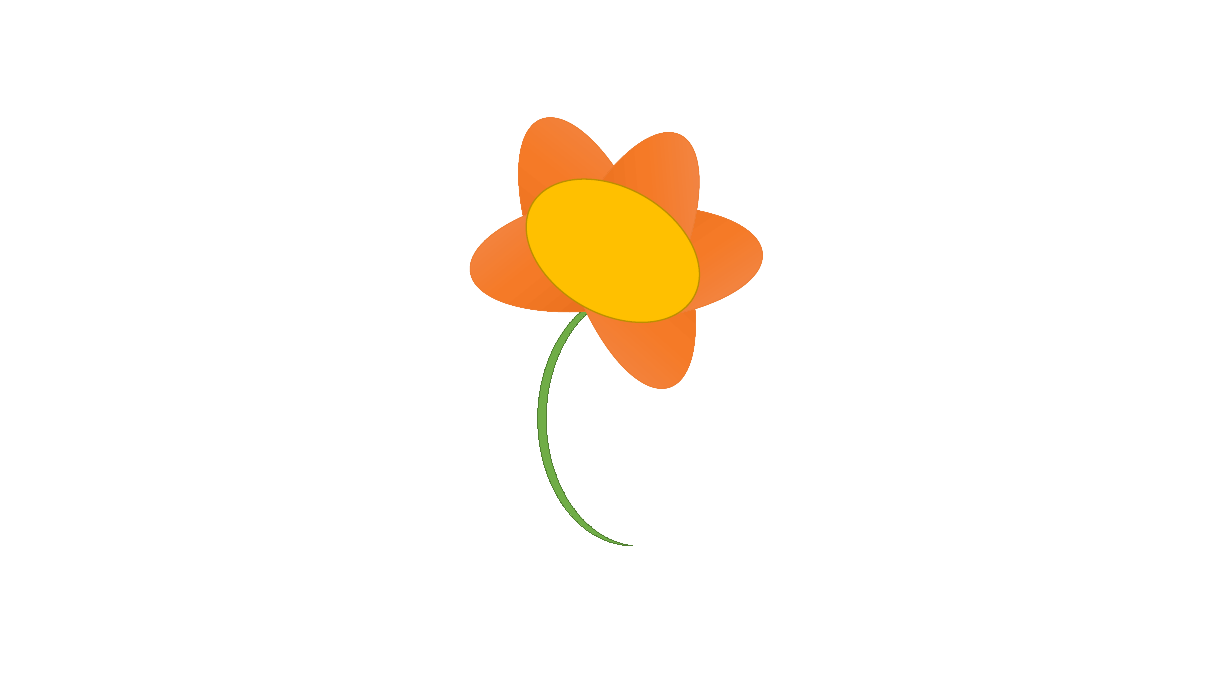
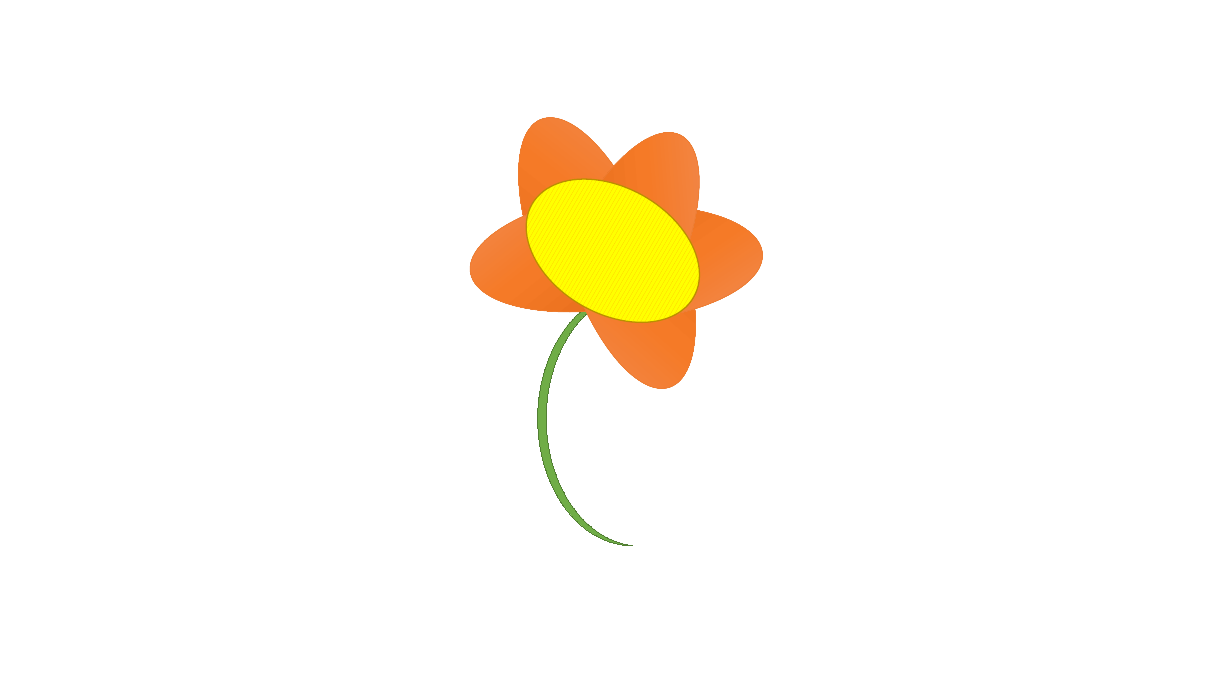
Before and after one commit to ramias/Lab3, a slide deck: slide 7 of Presentation1.pptx. Drawn at 1232x693 pixels with LibreOffice and Linux fonts; fonts in the diff are those of the drawing. Boxes give left, top, right and bottom in pixels: in the first picture for what was removed or moved away, otherwise in the second. Text is boxed around its words. In the diff, an @@ line names an element or a change of style, - is before the commit and + after.

```diff
--- a/Presentation1.pptx
+++ b/Presentation1.pptx
@@ ellipse at [501,149,725,352]: fill #FFC000 to pattern #FFC000 on #FFFF00 @@
```
Also in this commit, not shown: 10 other slides changed.
